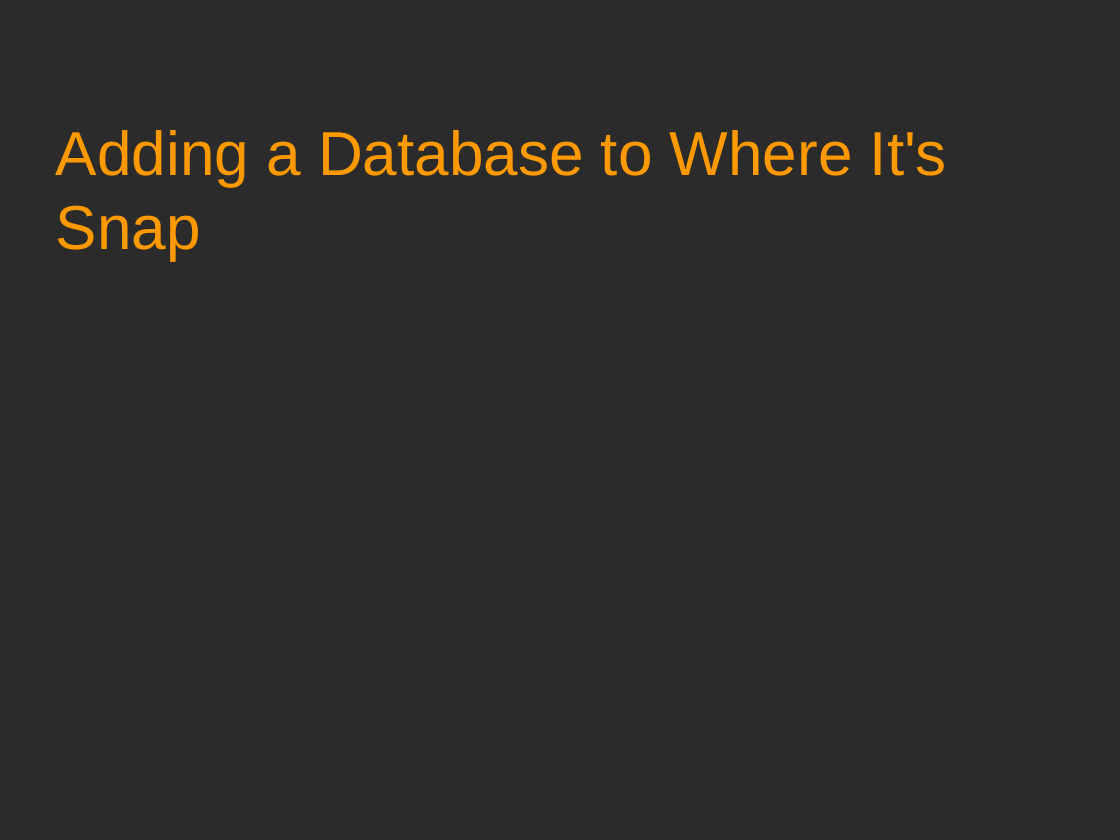
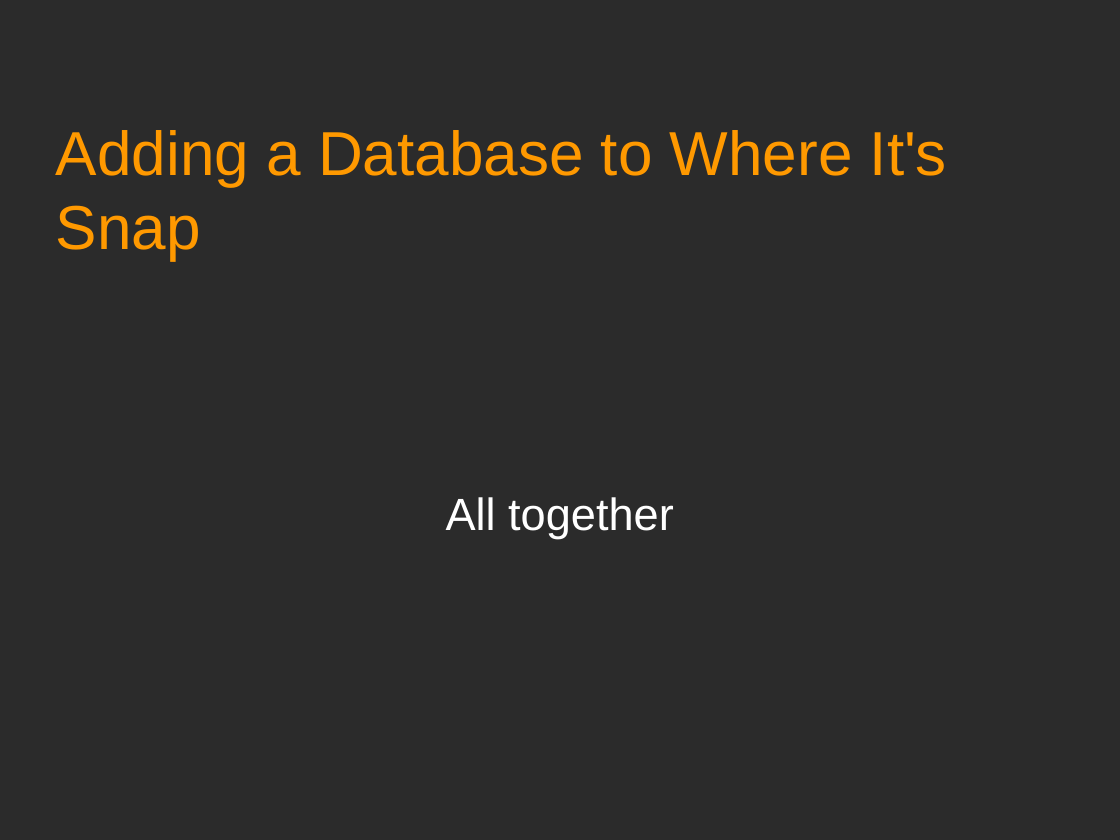
Before and after one commit to Academy-Soft-Intellect/Android-Programming-for-Beginners, a slide deck: slide 1 of 24_Adding_a_Database_to_Where_It_s_Snap.odp. Drawn at 1120x840 pixels with LibreOffice and Linux fonts; fonts in the diff are those of the drawing; background and template pictures are left out; a plain dark background stands for a picture behind light text. Boxes give left, top, right and bottom in pixels: in the first picture for what was removed or moved away, otherwise in the second. Text is boxed around its words. In the diff, an @@ line names an element or a change of style, - is before the commit and + after.

```diff
--- a/24_Adding_a_Database_to_Where_It_s_Snap.odp
+++ b/24_Adding_a_Database_to_Where_It_s_Snap.odp
@@ subtitle added at [446, 497, 674, 538], 32 pt, text #FFFFFF @@
+All together
```
Also in this commit, not shown: 1 other slide changed.
